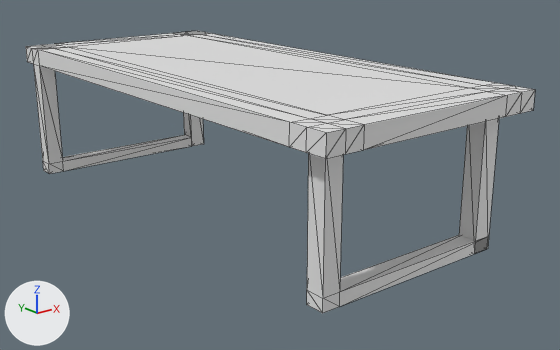
The FBX model Assets/Modelos 3D/Inferno/Mesa.fbx as it was, and as the next commit left it.
Before and after are seen from a camera (50 mm lens) standing at (-3.04, -4.23, 1.82) and looking at (0.16, -0.23, 0.23). Every picture has the same lights, and +X, +Y and +Z are marked at lower left. Mesh edges are drawn as thin lines.

Names of what the first picture shows: 'Mesa'.
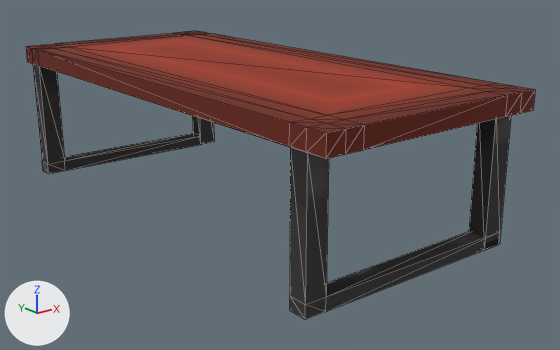
Where the newer file only moved an object's origin or applied its transform, the numbers keep the older frame.

The edits, one by one:
Picture 'mesa.png' (img_mesa_png) is new.
Picture 'pernas.png' (img_pernas_png) is new.
Material 'mesa' (mat_mesa) is new.
Its texture is img_mesa_png (with its transparency).
Its roughness is 1.0.
Material 'pernas' (mat_pernas) is new.
Its texture is img_pernas_png (with its transparency).
Its roughness is 1.0.
me_cube_001 is used by ob_mesa; location (0.0, 0.0, 0.0).
me_cube_001 had 104 vertices, 204 faces and spanned x -0.79..0.79, y -1.75..1.75, z 0.0..0.98.
me_cube_001 now has 104 vertices, 204 faces and spans x -0.8..0.79, y -1.75..1.75, z 0.0..0.98.
me_cube_001 part 1: all 6 vertices in x -0.67, y -1.61..-1.49, z 0.0..0.85 are moved by (-0.11, 0.0, 0.0).
me_cube_001 part 2: all 6 vertices in x -0.56, y -1.61..-1.49, z 0.0..0.85 are moved by (-0.09, 0.0, 0.0).
me_cube_001 part 3: all 12 vertices in x 0.54, y -1.61..1.62, z 0.0..0.85 are moved by (0.09, 0.0, 0.0).
me_cube_001 part 4: 4 of the vertices in x 0.66, y -1.61..-1.49, z 0.0..0.08 are moved by (0.11, 0.0, 0.0).
me_cube_001 part 5: 2 of the vertices in x 0.66, y -1.61..-1.49, z 0.0 are moved by (0.12, 0.0, 0.0).
me_cube_001 part 6: 2 of the vertices in x 0.66, y -1.61..-1.49, z 0.85 are moved by (0.12, 0.0, 0.0).
me_cube_001 part 7: 2 of the vertices in x 0.66, y 1.5..1.62, z 0.0 are moved by (0.12, 0.0, 0.0).
me_cube_001 part 8: 2 of the vertices in x 0.66, y 1.5..1.62, z 0.85 are moved by (0.12, 0.0, 0.0).
me_cube_001 part 9: 120 faces spanning x -0.8..0.79, y -1.75..1.75, z 0.85..0.98 switch from mat_material (white #e7e7e7) to mat_mesa (picture img_mesa_png).
me_cube_001 part 10: 72 faces spanning x -0.8..0.78, y -1.61..1.62, z 0.0..0.85 switch from mat_material (white #e7e7e7) to mat_pernas (picture img_pernas_png).

Where the change shows, as pixel boxes [x1, y1, x2, y2] in the pictures (560 x 350 px; the box of a moved part takes in the faces that stretch with it):
'Mesa', reshaped
    before: [26, 31, 535, 313]
    after: [26, 31, 535, 320]
part 1 of me_cube_001, moved or reshaped
    before: [307, 153, 325, 313]
    after: [290, 147, 307, 320]
part 2 of me_cube_001, moved or reshaped
    before: [323, 155, 343, 313]
    after: [305, 153, 329, 320]
part 3 of me_cube_001, moved or reshaped
    before: [183, 113, 485, 241]
    after: [192, 116, 495, 237]
part 4 of me_cube_001, moved or reshaped
    before: [340, 235, 488, 306]
    after: [326, 231, 500, 312]
part 5 of me_cube_001, moved or reshaped
    before: [475, 122, 488, 253]
    after: [485, 119, 500, 248]
part 6 of me_cube_001, moved or reshaped
    before: [486, 119, 499, 241]
    after: [496, 116, 511, 242]
part 7 of me_cube_001, moved or reshaped
    before: [191, 115, 204, 146]
    after: [200, 118, 214, 145]
part 8 of me_cube_001, moved or reshaped
    before: [199, 118, 204, 143]
    after: [211, 122, 214, 138]
part 9 of me_cube_001, recoloured (white to red)
    both: [26, 31, 535, 159]
part 10 of me_cube_001, recoloured
    before: [34, 64, 49, 173]
    after: [33, 64, 49, 174]
